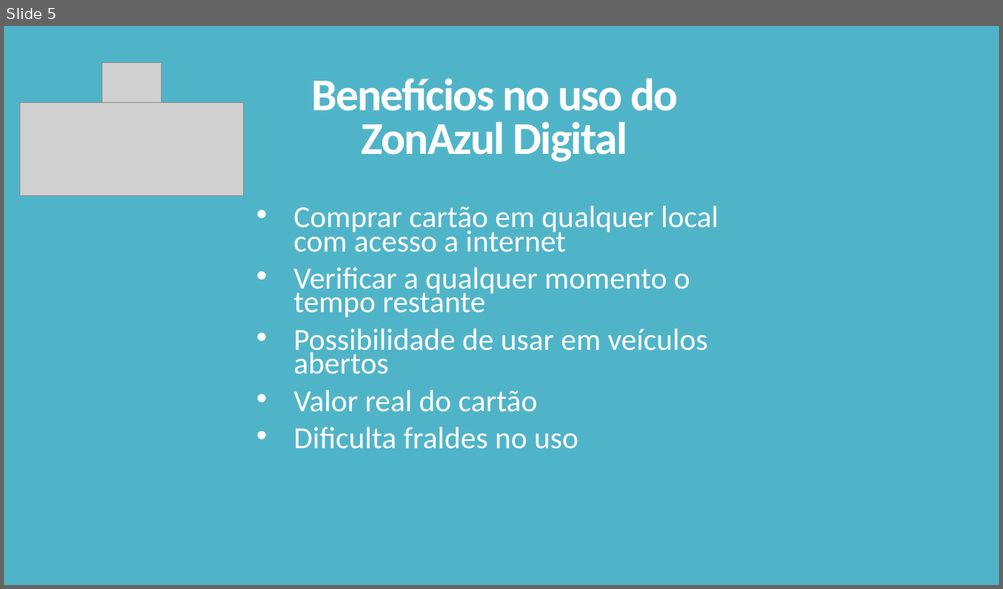
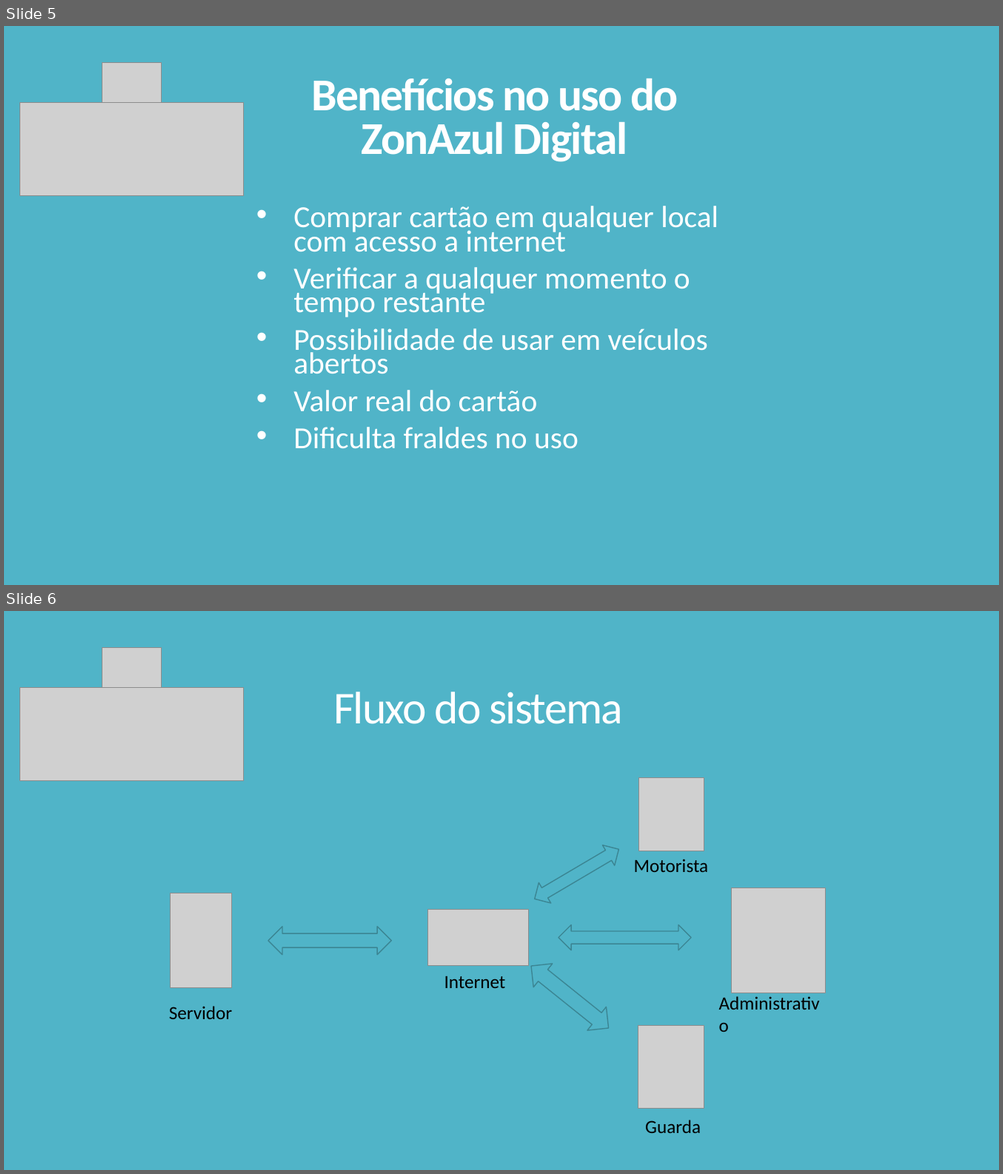
Before and after one commit to ifpe-cti/zonaAzulDigital, a slide deck: Doc/PPO.pptx. Shown one above the other, each under a label of ours: slide 5 before the commit, slides 5 and 6 after it. The pictures are 1003x589 and 1003x1174 pixels, drawn with LibreOffice and Linux fonts; fonts in the diff are those of the drawing; grey boxes stand for pictures. Boxes give left, top, right and bottom in pixels: in the first picture for what was removed or moved away, otherwise in the second. Text is boxed around its words. In the diff, an @@ line names an element or a change of style, - is before the commit and + after.

```diff
--- a/Doc/PPO.pptx
+++ b/Doc/PPO.pptx
@@ slide 6 added at [4,611,999,1170], background #50B4C8 @@
@@ picture added at [102,647,162,715] @@
@@ picture added at [20,688,244,781] @@
@@ title added at [333,692,623,724], 44 pt, text #FFFFFF @@
+Fluxo do sistema
@@ picture added at [639,777,704,851] @@
@@ left right arrow added at [529,839,625,909], fill #50B4C8, outline #3B8594 1 pt @@
@@ text added at [634,859,708,872], 18 pt, text #000000 @@
+Motorista
@@ picture added at [170,894,232,988] @@
@@ picture added at [731,888,825,993] @@
@@ picture added at [428,909,529,966] @@
@@ double arrow added from (244, 941) to (403, 941), #50B4C8 0.75 pt @@
@@ left right arrow added at [268,926,391,955], fill #50B4C8, outline #3B8594 1 pt @@
@@ left right arrow added at [558,925,691,951], fill #50B4C8, outline #3B8594 1 pt @@
@@ left right arrow added at [522,955,618,1040], fill #50B4C8, outline #3B8594 1 pt @@
@@ text added at [444,977,506,988], 18 pt, text #000000 @@
+Internet
@@ text added at [711,988,836,1017], 18 pt, text #000000 @@
+Administrativo
@@ text added at [169,1006,232,1019], 18 pt, text #000000 @@
+Servidor
@@ picture added at [638,1026,705,1110] @@
@@ text added at [645,1120,700,1133], 18 pt, text #000000 @@
+Guarda
```
Also in this commit, not shown: 1 slide removed.
